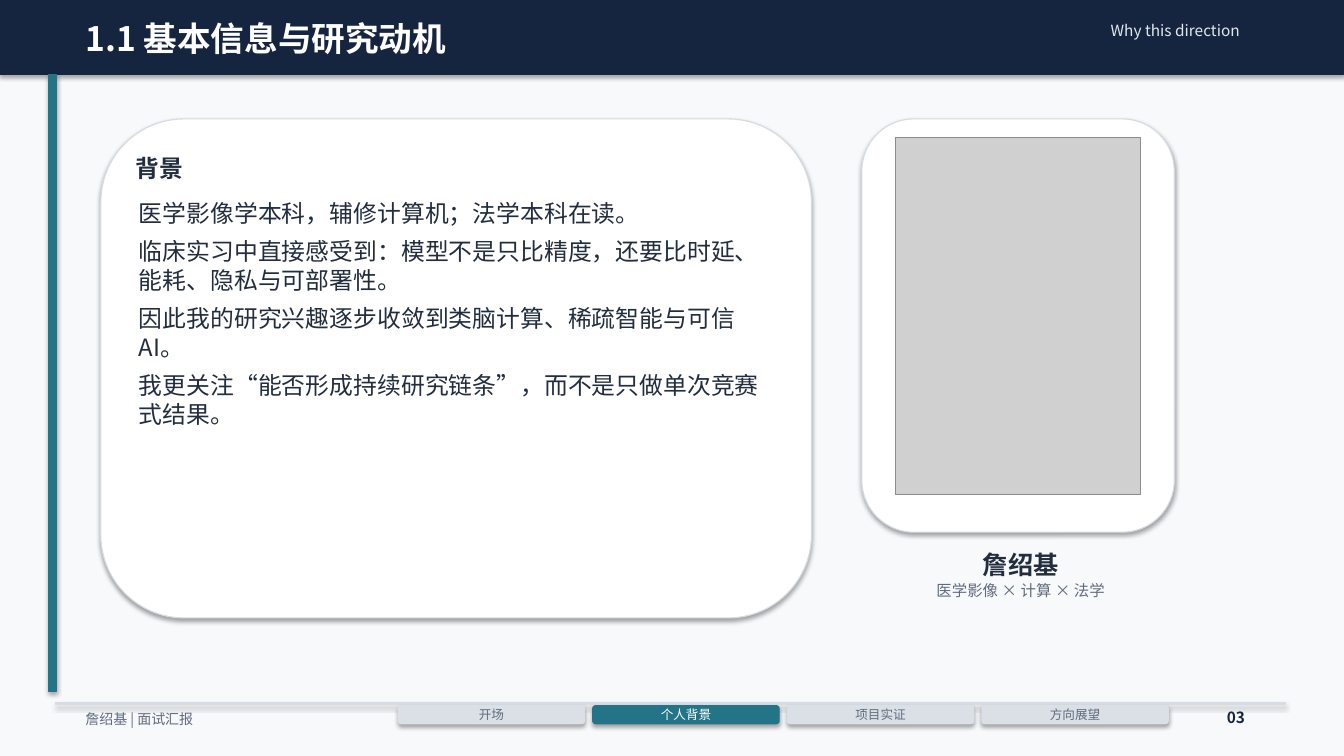
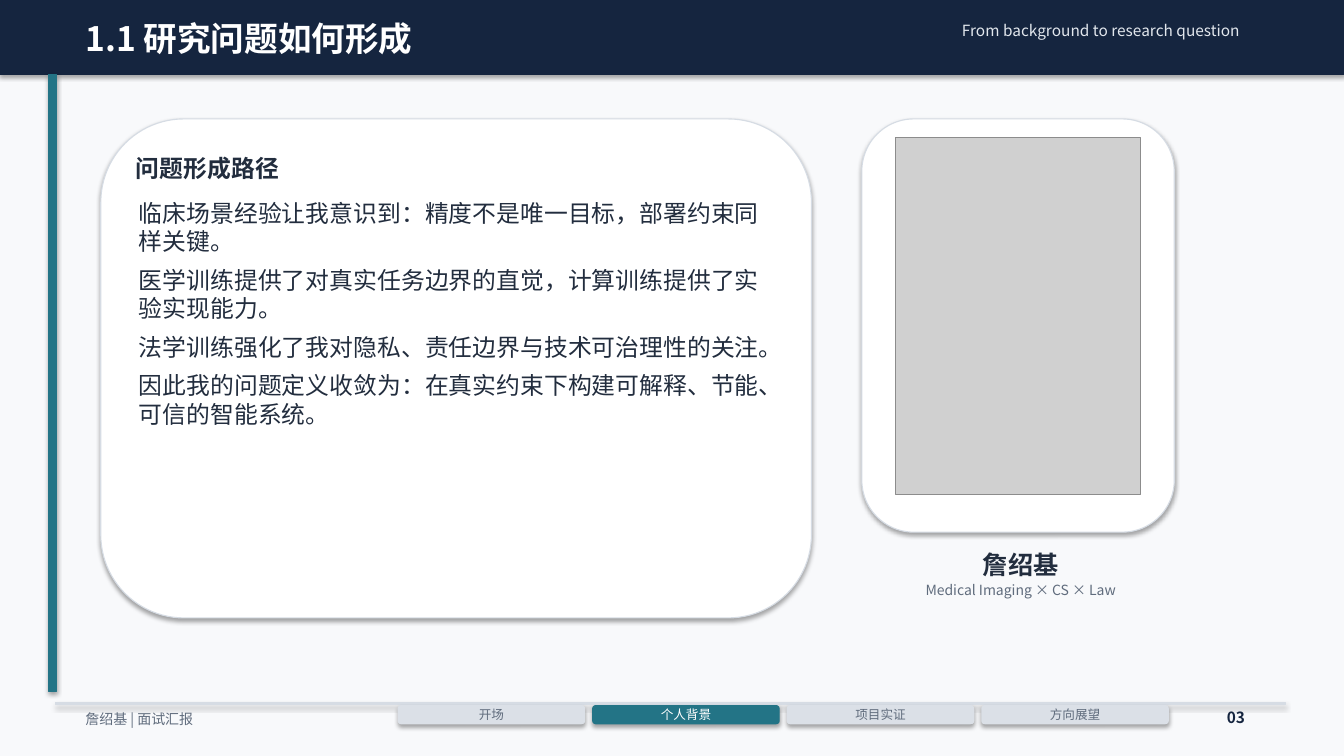
Before and after one commit to ZhanMous/PrivEnergyBench, a slide deck: slide 3 of docs/20min_面试汇报_詹绍基_20页图表版.pptx. Drawn at 1344x756 pixels with LibreOffice and Linux fonts; fonts in the diff are those of the drawing; grey boxes stand for pictures. Boxes give left, top, right and bottom in pixels: in the first picture for what was removed or moved away, otherwise in the second. Text is boxed around its words. In the diff, an @@ line names an element or a change of style, - is before the commit and + after.

```diff
--- a/docs/20min_面试汇报_詹绍基_20页图表版.pptx
+++ b/docs/20min_面试汇报_詹绍基_20页图表版.pptx
@@ text at (x1=85, y1=22, x2=413, y2=54): text changed @@
-1.1 基本信息与研究动机
+1.1 研究问题如何形成
@@ text at (x1=962, y1=23, x2=1239, y2=40): text changed @@
-Why this direction
+From background to research question
@@ text at (x1=136, y1=156, x2=279, y2=179): text changed @@
-背景
+问题形成路径
@@ text at (x1=139, y1=202, x2=783, y2=425): text changed @@
-医学影像学本科，辅修计算机；法学本科在读。
-临床实习中直接感受到：模型不是只比精度，还要比时延、能耗、隐私与可部署性。
-因此我的研究兴趣逐步收敛到类脑计算、稀疏智能与可信AI。
-我更关注“能否形成持续研究链条”，而不是只做单次竞赛式结果。
+临床场景经验让我意识到：精度不是唯一目标，部署约束同样关键。
+医学训练提供了对真实任务边界的直觉，计算训练提供了实验实现能力。
+法学训练强化了我对隐私、责任边界与技术可治理性的关注。
+因此我的问题定义收敛为：在真实约束下构建可解释、节能、可信的智能系统。
@@ text at (x1=926, y1=584, x2=1116, y2=599): text changed; size 11 to 10 pt @@
-医学影像 × 计算 × 法学
+Medical Imaging × CS × Law
```
Also in this commit, not shown: 15 other slides changed, 1 slide added, 17 other files.
